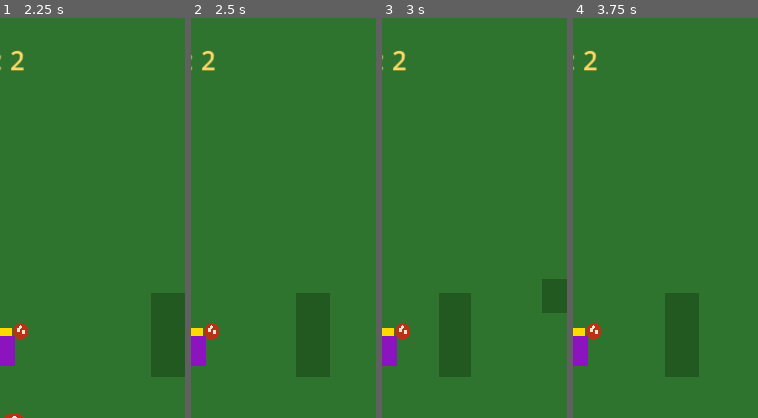
Above: before the commit, frames 1-4 (left to right).
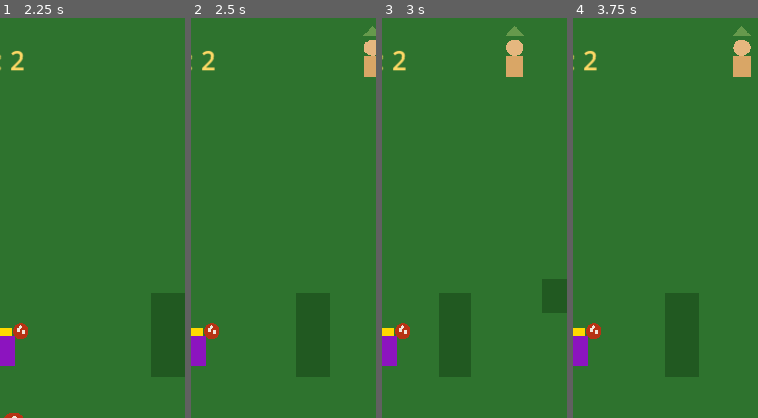
Above: after the commit, the same moments.

Repository: pascalwasser/queenkalila
Game: Godot game, scene res://scenes/Main.tscn
The game is run twice, just before and just after one commit, with the same random seed, the same clock (stepped at 60 frames per second) and the same inputs.
Inputs (mouse positions are % of the whole screen's width and height, from its top left):
- Up to frame 1 (2.25 s): tap Enter at 0.5 s; move the mouse to (72, 45) at 0.52 s; hold Right (ui_right) 0.53-1.25 s; click (72, 45) at 0.67 s; drag from (30, 55) to (16, 23) at 1.27 s; tap Space at 2 s; move the mouse to (60, 28) at 2.02 s; hold Right (ui_right) from 2.03 s (still down)
- Up to frame 2 (2.5 s): keep holding Right (ui_right)
- Up to frame 3 (3 s): release Right (ui_right) at 2.75 s; drag from (45, 70) to (20, 35) at 2.77 s
- Up to frame 4 (3.75 s): tap Enter at 3.5 s; move the mouse to (80, 65) at 3.52 s; hold Left (ui_left) from 3.53 s (still down)
The pictures show only the part of the screen within x 50-100%, y 8-58%; the shares and areas given below are measured in that part.

Frame 1 is identical in both runs. In frame 2, 0.7% of the frame differs, in the area x 92-100%, y 2-15%; in frame 3, 0.9%; in frame 4, 0.9%, in the area x 86-97%, y 2-15%.

Commit message:
Add flower delivery quest NPC
A villager at the east side of the map asks for a special flower
growing in the south-west. Queen picks it up by walking near it,
carries it visually, and returns it to the NPC for a 10-wood reward.
Dialog bubbles appear on approach at each stage.

Co-Authored-By: Claude Sonnet 4.6 <noreply@anthropic.com>

Diff:
--- a/scripts/main.gd
+++ b/scripts/main.gd
@@ -60,6 +60,12 @@
 const KITCHEN_BTN_RADIUS = 38.0
 const FURNISH_BTN_CENTER = Vector2(255.0, 370.0)
 const FURNISH_BTN_RADIUS = 38.0
+
+const NPC_POS = Vector2(420.0, -300.0)
+const FLOWER_POS = Vector2(-550.0, 380.0)
+const NPC_TALK_RANGE = 80.0
+const FLOWER_PICK_RANGE = 55.0
+const QUEST_REWARD_WOOD = 10
 const ROOM_NAMES = ["Throne Room", "Library", "Gallery", "Royal Chamber"]
 const ROOM_0_ITEMS = [
 	{id = "throne",    label = "Throne",       wood = 10},
@@ -152,6 +158,15 @@
 var furnish_menu_layer: CanvasLayer = null
 var exit_palace_idx := 0
 
+# Quest: flower delivery
+var quest_state := "waiting"  # "waiting" | "carrying" | "done"
+var quest_npc_node: Node2D = null
+var quest_flower_node: Node2D = null
+var quest_dialog_layer: CanvasLayer = null
+var quest_near_npc := false
+var quest_near_flower := false
+var quest_carried_flower_node: Node2D = null
+
 var joystick_touch_id := -1
 var joystick_origin := Vector2.ZERO
 var joystick_base: Polygon2D
@@ -182,6 +197,7 @@
 	_create_initial_trees()
 	_create_initial_berries()
 	_create_initial_mushrooms()
+	_create_quest()
 	_create_ui()
 	_create_joystick()
 
@@ -1766,6 +1782,7 @@
 		_update_nearest_mushroom()
 		_update_palace_proximity()
 		_check_palace_entry()
+		_update_quest()
 		_refresh_buttons()
 
 
@@ -1829,6 +1846,171 @@
 
 
 # ── Helpers ───────────────────────────────────────────────────────────────────
+
+# ── Quest: flower delivery ─────────────────────────────────────────────────────
+
+func _create_quest() -> void:
+	quest_npc_node = _make_npc_node()
+	quest_npc_node.position = NPC_POS
+	add_child(quest_npc_node)
+
+	quest_flower_node = _make_flower_node()
+	quest_flower_node.position = FLOWER_POS
+	add_child(quest_flower_node)
+
+
+func _make_npc_node() -> Node2D:
+	var n := Node2D.new()
+	var body := ColorRect.new()
+	body.color = Color(0.85, 0.65, 0.40)
+	body.size = Vector2(18, 22)
+	body.position = Vector2(-9, -11)
+	n.add_child(body)
+	var head := Polygon2D.new()
+	head.color = Color(0.90, 0.72, 0.50)
+	head.polygon = _circle_polygon(9)
+	head.position = Vector2(0, -20)
+	n.add_child(head)
+	var hat := Polygon2D.new()
+	hat.color = Color(0.40, 0.60, 0.30)
+	hat.polygon = PackedVector2Array([Vector2(0,-16), Vector2(-10,-5), Vector2(10,-5)])
+	hat.position = Vector2(0, -27)
+	n.add_child(hat)
+	n.z_index = 5
+	return n
+
+
+func _make_flower_node() -> Node2D:
+	var f := Node2D.new()
+	var stem := ColorRect.new()
+	stem.color = Color(0.25, 0.65, 0.20)
+	stem.size = Vector2(3, 14)
+	stem.position = Vector2(-1, 0)
+	f.add_child(stem)
+	for angle in [0.0, 72.0, 144.0, 216.0, 288.0]:
+		var petal := Polygon2D.new()
+		petal.color = Color(0.95, 0.30, 0.60)
+		petal.polygon = _circle_polygon(6)
+		var rad := deg_to_rad(angle)
+		petal.position = Vector2(cos(rad) * 8, sin(rad) * 8 - 10)
+		f.add_child(petal)
+	var center := Polygon2D.new()
+	center.color = Color(1.0, 0.90, 0.10)
+	center.polygon = _circle_polygon(5)
+	center.position = Vector2(0, -10)
+	f.add_child(center)
+	f.z_index = 5
+	return f
+
+
+func _update_quest() -> void:
+	if quest_state == "done":
+		var was_near := quest_near_npc
+		quest_near_npc = (
+			is_instance_valid(quest_npc_node)
+			and queen.position.distance_to(NPC_POS) < NPC_TALK_RANGE
+		)
+		quest_near_flower = false
+		if quest_near_npc != was_near:
+			_refresh_quest_dialog()
+		return
+
+	var prev_near_npc := quest_near_npc
+	var prev_near_flower := quest_near_flower
+
+	quest_near_npc = (
+		is_instance_valid(quest_npc_node)
+		and queen.position.distance_to(NPC_POS) < NPC_TALK_RANGE
+	)
+	quest_near_flower = (
+		quest_state == "waiting"
+		and is_instance_valid(quest_flower_node)
+		and queen.position.distance_to(FLOWER_POS) < FLOWER_PICK_RANGE
+	)
+
+	# Pick up flower
+	if quest_near_flower:
+		quest_flower_node.queue_free()
+		quest_flower_node = null
+		quest_state = "carrying"
+		quest_near_flower = false
+		_attach_carried_flower()
+
+	# Deliver flower
+	if quest_state == "carrying" and quest_near_npc:
+		quest_state = "done"
+		_drop_carried_flower()
+		tree_inventory += QUEST_REWARD_WOOD
+		_update_ui()
+
+	if quest_near_npc != prev_near_npc or quest_near_flower != prev_near_flower:
+		_refresh_quest_dialog()
+
+
+func _attach_carried_flower() -> void:
+	quest_carried_flower_node = _make_flower_node()
+	quest_carried_flower_node.scale = Vector2(0.6, 0.6)
+	quest_carried_flower_node.position = Vector2(-26, -18)
+	quest_carried_flower_node.z_index = 11
+	queen.add_child(quest_carried_flower_node)
+	_refresh_quest_dialog()
+
+
+func _drop_carried_flower() -> void:
+	if quest_carried_flower_node != null and is_instance_valid(quest_carried_flower_node):
+		quest_carried_flower_node.queue_free()
+	quest_carried_flower_node = null
+	_refresh_quest_dialog()
+
+
+func _refresh_quest_dialog() -> void:
+	if quest_dialog_layer != null and is_instance_valid(quest_dialog_layer):
+		quest_dialog_layer.queue_free()
+	quest_dialog_layer = null
+
+	var msg := ""
+	if quest_near_npc:
+		match quest_state:
+			"waiting":
+				msg = "Please help me!\nI need the special\nflower that grows\nto the south-west."
+			"carrying":
+				msg = "You found it!\nPlease bring\nit to me!"
+			"done":
+				msg = "Thank you so much!\nHere, take 10 wood\nas a gift!"
+	elif quest_near_flower and quest_state == "waiting":
+		msg = "A special flower!\nPick it up?"
+
+	if msg == "":
+		return
+
+	quest_dialog_layer = CanvasLayer.new()
+	add_child(quest_dialog_layer)
+
+	var bubble := PanelContainer.new()
+	bubble.set_anchors_and_offsets_preset(Control.PRESET_CENTER_TOP)
+	bubble.offset_top = 60
+	bubble.offset_left = -120
+	bubble.offset_right = 120
+	quest_dialog_layer.add_child(bubble)
+
+	var vbox := VBoxContainer.new()
+	bubble.add_child(vbox)
+
+	var label := Label.new()
+	label.text = msg
+	label.horizontal_alignment = HORIZONTAL_ALIGNMENT_CENTER
+	label.add_theme_font_size_override("font_size", 20)
+	label.add_theme_color_override("font_color", Color(0.1, 0.05, 0.0))
+	vbox.add_child(label)
+
+	if quest_state == "done" and quest_near_npc:
+		var timer := get_tree().create_timer(3.0)
+		timer.timeout.connect(func() -> void:
+			if quest_dialog_layer != null and is_instance_valid(quest_dialog_layer):
+				quest_dialog_layer.queue_free()
+				quest_dialog_layer = null
+		)
+
 
 func _random_world_pos(min_dist_from_origin: float) -> Vector2:
 	var pos := Vector2.ZERO
